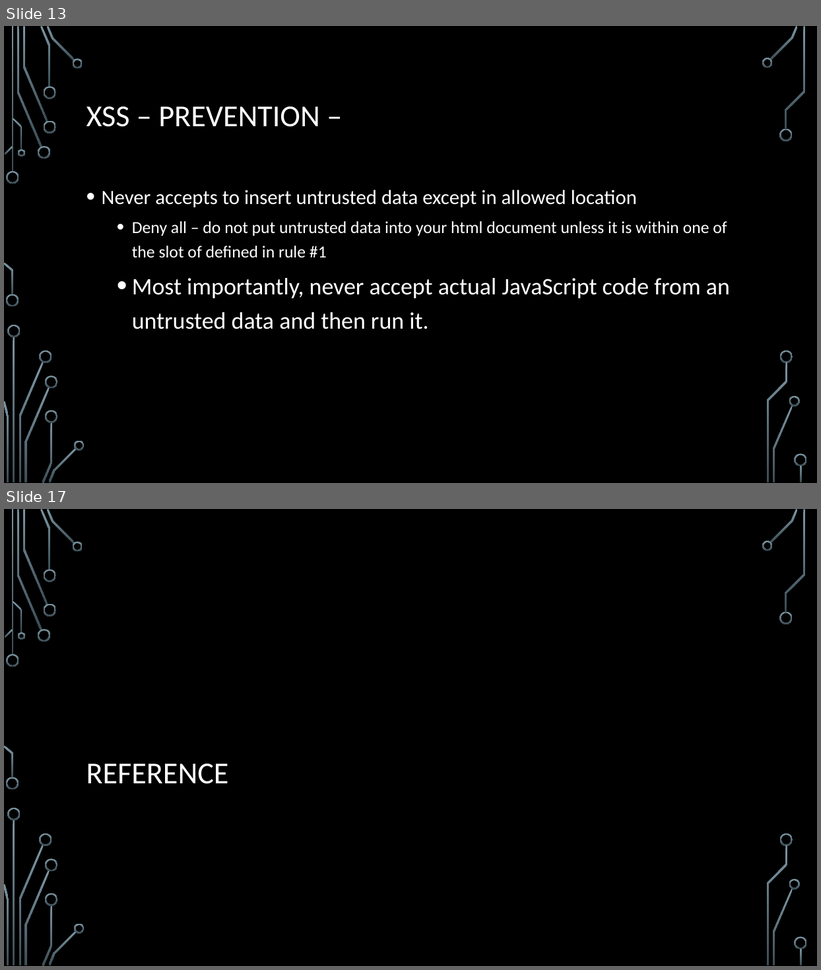
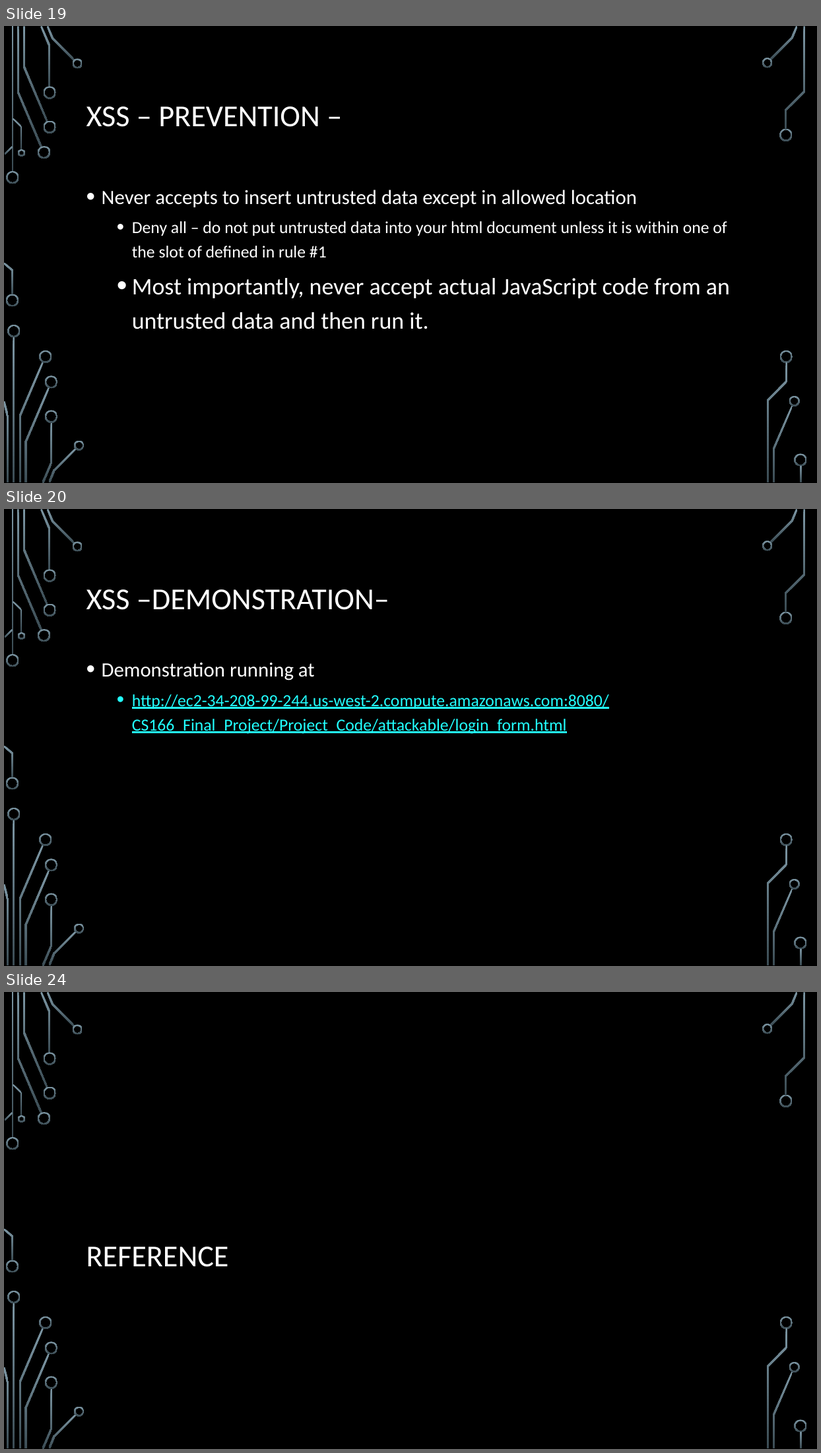
Before and after one commit to 28kayak/CS166_Final_Project, a slide deck: Fianl_Project.pptx. Shown one above the other, each under a label of ours: slides 13 and 17 before the commit, slides 19, 20 and 24 after it; the slides between them are not shown. The pictures are 821x970 and 821x1453 pixels, drawn with LibreOffice and Linux fonts; fonts in the diff are those of the drawing; background and template pictures are left out. Boxes give left, top, right and bottom in pixels: in the first picture for what was removed or moved away, otherwise in the second. Text is boxed around its words. In the diff, an @@ line names an element or a change of style, - is before the commit and + after.

```diff
--- a/Fianl_Project.pptx
+++ b/Fianl_Project.pptx
@@ slide 20 added at (4,509,817,966), background picture (left out); not listed: 36 template elements that a slide beside it also shows @@
@@ title added at (86,590,389,610), 36 pt, text #FFFFFF @@
+XSS –DEMONSTRATION–
@@ text added at (102,662,609,734), 20 pt, text #22FFFF, underline @@
+• Demonstration running at
+  • http://ec2-34-208-99-244.us-west-2.compute.amazonaws.com:8080/CS166_Final_Project/Project_Code/attackable/login_form.html
@@ what was slide 13 is now slide 19 @@
@@ what was slide 17 is now slide 24 @@
```
Also in this commit, not shown: 3 slides changed, 8 other slides added, 2 slides removed.
